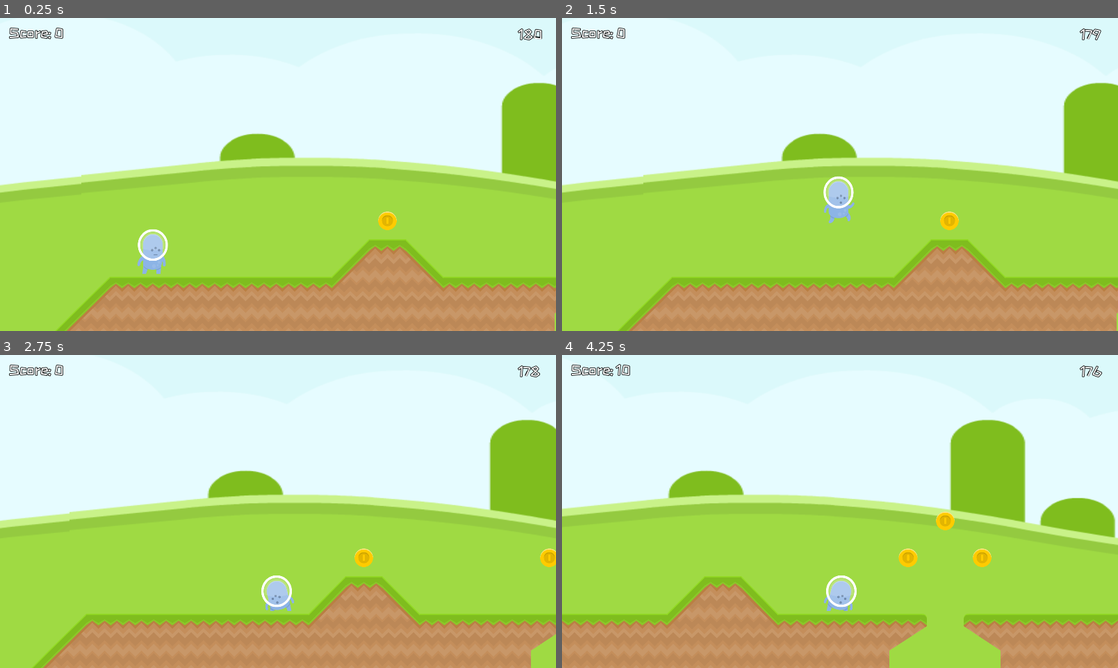
Above: before the commit, frames 1-4 (two rows, left to right).
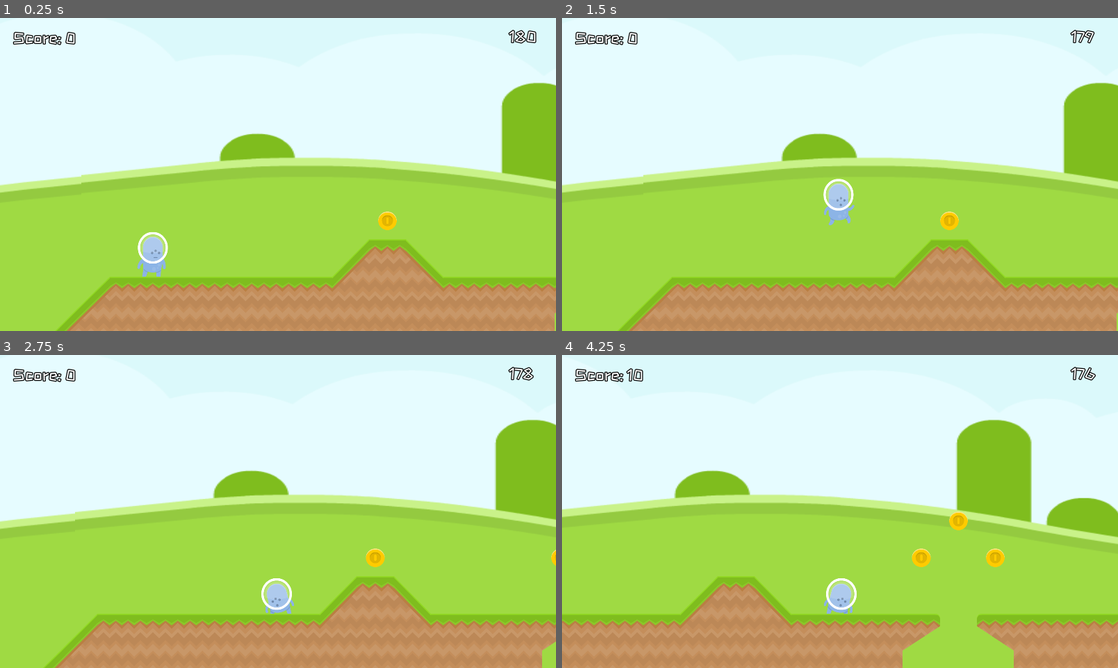
Above: after the commit, the same moments.

Repository: cpvanlue/midterm-cpvanlue
Game: Godot game, scene res://src/Level.tscn
Two runs of this game, one before a commit and one after it. Both use one fixed random seed, a clock stepped at 60 frames per second and the inputs below.
Inputs:
- Up to frame 1 (0.25 s): no input
- Up to frame 2 (1.5 s): hold S (crouch) 0.53-1.28 s; hold D (right) from 0.53 s (still down); tap Space (jump) at 0.77 s; tap Shift (sprint) at 1.35 s
- Up to frame 3 (2.75 s): tap Space (jump) at 1.52 s; release D (right) at 2.03 s; hold A (left) from 2.03 s (still down); hold S (crouch) from 2.03 s (still down)
- Up to frame 4 (4.25 s): release A (left) at 2.78 s; release S (crouch) at 2.78 s; hold D (right) from 2.78 s (still down); tap Shift (sprint) at 2.85 s; tap Space (jump) at 3.02, 3.77 s; hold S (crouch) from 3.53 s (still down)

The runs differ from the first frame. In frame 1, 0.9% of the frame differs, in the area x 1-98%, y 2-87%; in frame 2, 0.9%; in frame 3, 4.6%; in frame 4, 6.0%, in the area x 0-100%, y 2-100%.

Commit message:
Add Player ability to kill Enemy by jumping on head

Diff:
--- a/project.godot
+++ b/project.godot
@@ -16,8 +16,8 @@
 
 [display]
 
-window/size/width=1920
-window/size/height=1080
+window/size/width=1280
+window/size/height=720
 window/dpi/allow_hidpi=true
 window/stretch/mode="2d"
 window/stretch/aspect="keep"
--- a/src/Enemy.gd
+++ b/src/Enemy.gd
@@ -1,5 +1,6 @@
 extends KinematicBody2D
 
+signal player_bounce
 
 var velocity = Vector2(-250,0)
 
@@ -10,3 +11,9 @@
 		if (value.collider.name == "TileMap") or ("Enemy" in value.collider.name):
 			$AnimatedSprite.flip_h = !$AnimatedSprite.flip_h
 			velocity.x = -velocity.x
+		if value.collider_shape and value.collider_shape.name == "Ray":
+			emit_signal("player_bounce")
+			$AnimatedSprite.animation = "dead"
+			$CollisionShape2D.queue_free()
+			$Timer.start(0.1); yield($Timer, "timeout")
+			self.queue_free()
--- a/src/Enemy.tscn
+++ b/src/Enemy.tscn
@@ -3,8 +3,8 @@
 [ext_resource path="res://assets/spritesheet_enemies.png" type="Texture" id=1]
 [ext_resource path="res://src/Enemy.gd" type="Script" id=2]
 
-[sub_resource type="RectangleShape2D" id=7]
-extents = Vector2( 26.711, 48.8217 )
+[sub_resource type="RectangleShape2D" id=1]
+extents = Vector2( 26, 48.822 )
 
 [sub_resource type="AtlasTexture" id=2]
 flags = 4
@@ -45,11 +45,13 @@
 [node name="CollisionShape2D" type="CollisionShape2D" parent="."]
 position = Vector2( 0.152847, 43.2588 )
 rotation = 1.57712
-shape = SubResource( 7 )
+shape = SubResource( 1 )
 
 [node name="AnimatedSprite" type="AnimatedSprite" parent="."]
 position = Vector2( -4.09476, 22.9936 )
 frames = SubResource( 6 )
 animation = "walk"
-frame = 2
 playing = true
+
+[node name="Timer" type="Timer" parent="."]
+wait_time = 0.1
--- a/src/HUD.tscn
+++ b/src/HUD.tscn
@@ -3,14 +3,14 @@
 [ext_resource path="res://assets/ZCOOLKuaiLe-Regular.ttf" type="DynamicFontData" id=1]
 
 [sub_resource type="DynamicFont" id=1]
-size = 50
+size = 36
 outline_size = 2
 outline_color = Color( 0, 0, 0, 1 )
 use_mipmaps = true
 font_data = ExtResource( 1 )
 
 [sub_resource type="DynamicFont" id=2]
-size = 50
+size = 36
 outline_size = 2
 outline_color = Color( 0, 0, 0, 1 )
 use_mipmaps = true
@@ -32,10 +32,10 @@
 }
 
 [node name="TimerLabel" type="Label" parent="Labels"]
-margin_left = 1789.92
-margin_top = 30.0
-margin_right = 1875.92
-margin_bottom = 80.0
+margin_left = 1173.32
+margin_top = 24.3431
+margin_right = 1259.32
+margin_bottom = 74.3431
 custom_fonts/font = SubResource( 2 )
 text = "180"
 __meta__ = {
--- a/src/Level.gd
+++ b/src/Level.gd
@@ -11,6 +11,7 @@
 	replaceCoins(coins)
 	game_Timer()
 	$HUD/Labels.visible = true
+
 
 func _process(_delta: float) -> void:
 	$HUD/Labels/ScoreLabel.text = "Score: " + str(score)
--- a/src/Level.tscn
+++ b/src/Level.tscn
@@ -556,6 +556,7 @@
 
 [node name="Camera2D" type="Camera2D" parent="Player"]
 current = true
+zoom = Vector2( 1.5, 1.5 )
 limit_left = -250
 limit_right = 11500
 limit_bottom = 700
@@ -574,13 +575,19 @@
 
 [node name="HUD" parent="." instance=ExtResource( 6 )]
 
-[node name="Enemy" parent="." instance=ExtResource( 7 )]
+[node name="Enemy" parent="." groups=[
+"Enemies",
+] instance=ExtResource( 7 )]
 position = Vector2( 3378.37, 445.891 )
 
-[node name="Enemy2" parent="." instance=ExtResource( 7 )]
+[node name="Enemy2" parent="." groups=[
+"Enemies",
+] instance=ExtResource( 7 )]
 position = Vector2( 2963.98, 443.943 )
 
-[node name="Enemy3" parent="." instance=ExtResource( 7 )]
+[node name="Enemy3" parent="." groups=[
+"Enemies",
+] instance=ExtResource( 7 )]
 position = Vector2( 7356.91, 449.212 )
 
 [connection signal="body_entered" from="KillZone" to="." method="_on_KillZone_body_entered"]
--- a/src/Player.tscn
+++ b/src/Player.tscn
@@ -8,7 +8,7 @@
 height = 28.0291
 
 [sub_resource type="RayShape2D" id=2]
-length = 36.5168
+length = 39.8646
 
 [sub_resource type="AtlasTexture" id=3]
 flags = 4
@@ -124,13 +124,14 @@
 shape = SubResource( 1 )
 
 [node name="Ray" type="CollisionShape2D" parent="."]
-position = Vector2( -0.0353699, 105.748 )
+position = Vector2( 0, 105.748 )
+scale = Vector2( 3, 0.7 )
 shape = SubResource( 2 )
 
 [node name="AnimatedSprite" type="AnimatedSprite" parent="."]
 scale = Vector2( 1, 1.05173 )
-frames = SubResource( 11 )
+frames = SubResource( 12 )
 animation = "die"
 
 [node name="AnimationPlayer" type="AnimationPlayer" parent="."]
-anims/Die = SubResource( 14 )
+anims/Die = SubResource( 13 )
Not shown: 2 places in src/Player.tscn that only renumber resources
